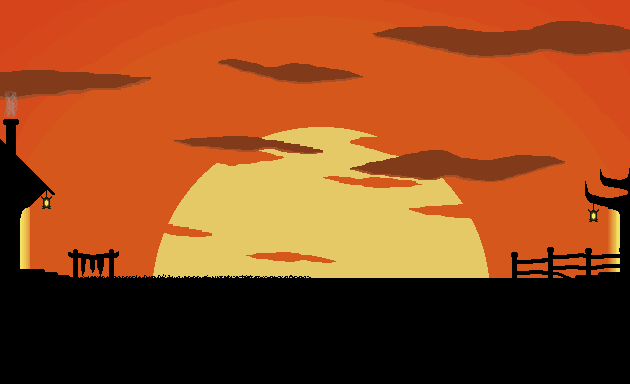
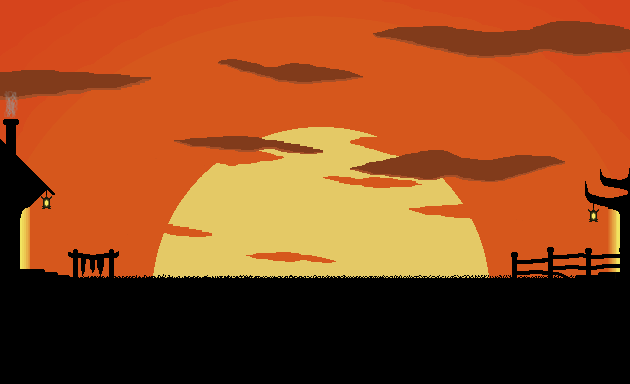
Before/after of a 630×384 layered artwork. What changed in the layer stack:
painted on "ForeGround" over <box>240,275,574,278</box>
